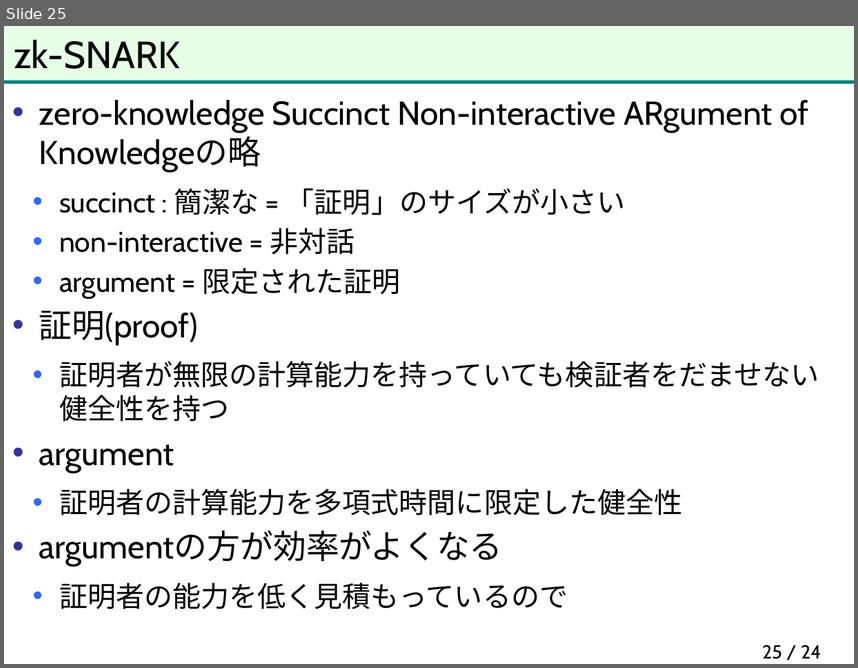
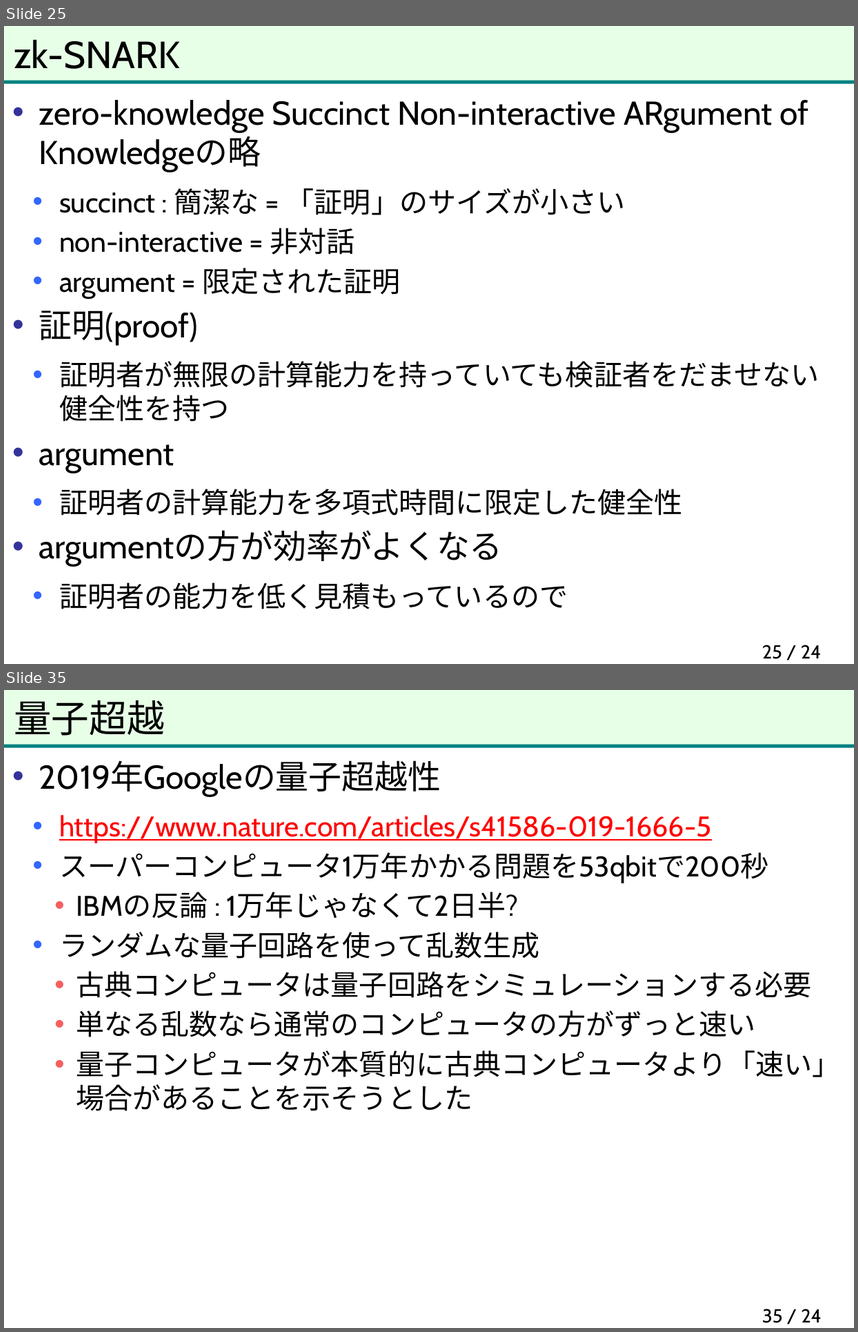
Before and after one commit to herumi/anninbon, a slide deck: lec/anninbon11.pptx. Shown one above the other, each under a label of ours: slide 25 before the commit, slides 25 and 35 after it; the slides between them are not shown. The pictures are 858x668 and 858x1332 pixels, drawn with LibreOffice and Linux fonts; fonts in the diff are those of the drawing; background and template pictures are left out. Boxes give left, top, right and bottom in pixels: in the first picture for what was removed or moved away, otherwise in the second. Text is boxed around its words. In the diff, an @@ line names an element or a change of style, - is before the commit and + after.

```diff
--- a/lec/anninbon11.pptx
+++ b/lec/anninbon11.pptx
@@ slide 35 added at <box>4,690,854,1328</box>, background #FFFFFF; not listed: 2 template elements that a slide beside it also shows @@
@@ title added at <box>14,700,165,736</box>, 32 pt, text #000000 @@
+量子超越
@@ text added at <box>39,760,840,1111</box>, 24 pt, text #000000 @@
+• 2019年Googleの量子超越性
+  • https://www.nature.com/articles/s41586-019-1666-5
+  • スーパーコンピュータ1万年かかる問題を53qbitで200秒
+    • IBMの反論 : 1万年じゃなくて2日半?
+  • ランダムな量子回路を使って乱数生成
+    • 古典コンピュータは量子回路をシミュレーションする必要
+    • 単なる乱数なら通常のコンピュータの方がずっと速い
+    • 量子コンピュータが本質的に古典コンピュータより「速い」
+      場合があることを示そうとした
@@ page number added at <box>762,1308,822,1323</box>, 16 pt, text #000000 @@
+35 / 24
```
Also in this commit, not shown: 2 slides changed, 10 other slides added.
